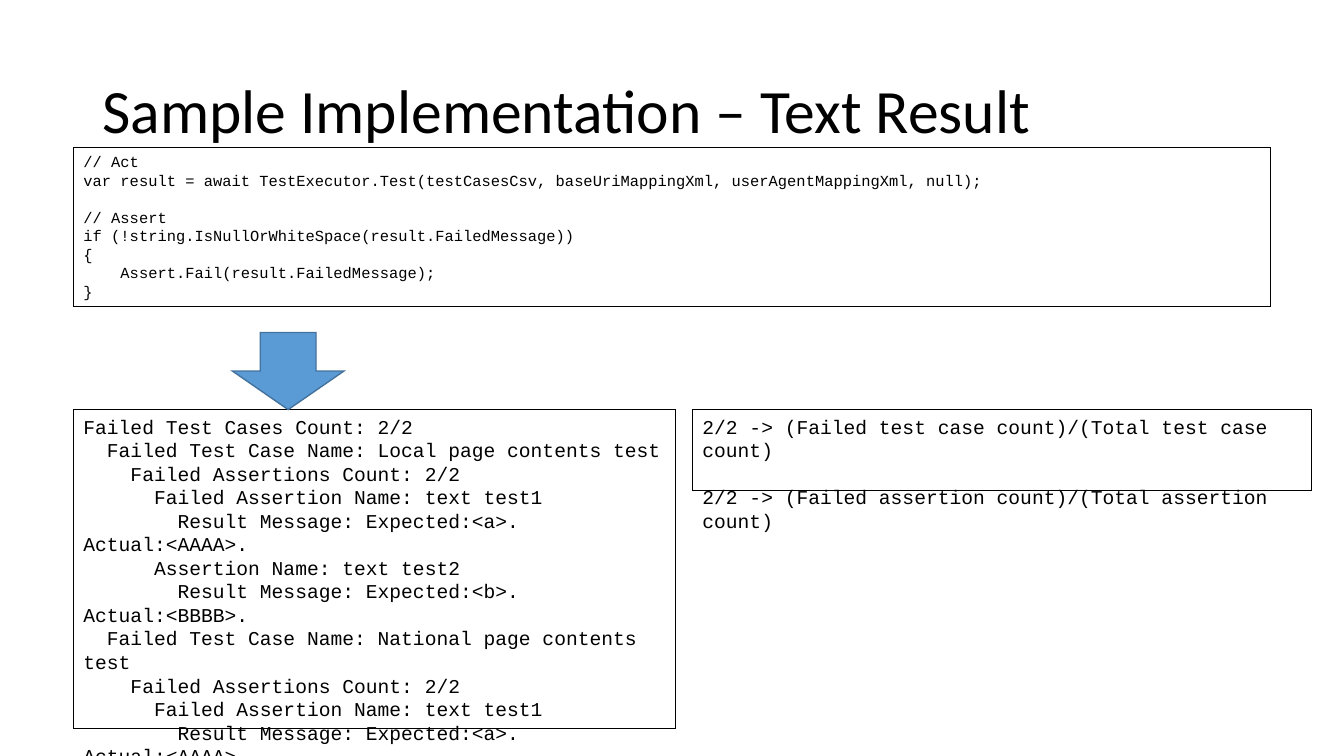
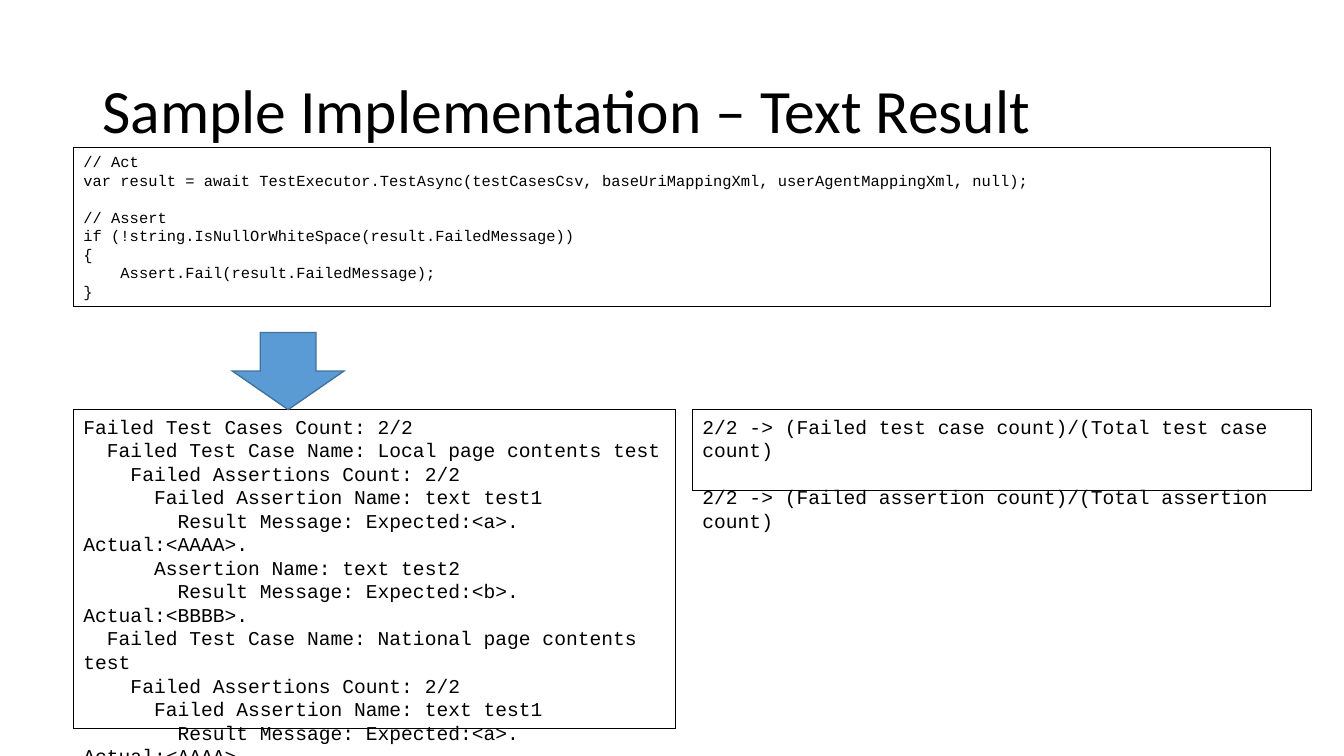
Before and after one commit to kenyamat/Tatami-dotnet, a slide deck: slide 8 of docs/Tatami overview.pptx. Drawn at 1344x756 pixels with LibreOffice and Linux fonts; fonts in the diff are those of the drawing. Boxes give left, top, right and bottom in pixels: in the first picture for what was removed or moved away, otherwise in the second. Text is boxed around its words. In the diff, an @@ line names an element or a change of style, - is before the commit and + after.

```diff
--- a/docs/Tatami overview.pptx
+++ b/docs/Tatami overview.pptx
@@ text in rectangle at (83, 175, 1028, 190): text changed @@
-var result = await TestExecutor.Test(testCasesCsv, baseUriMappingXml, userAgentMappingXml, null);
+var result = await TestExecutor.TestAsync(testCasesCsv, baseUriMappingXml, userAgentMappingXml, null);
```
Also in this commit, not shown: 2 other slides changed, 1 slide added, 1 slide removed, 25 other files.
